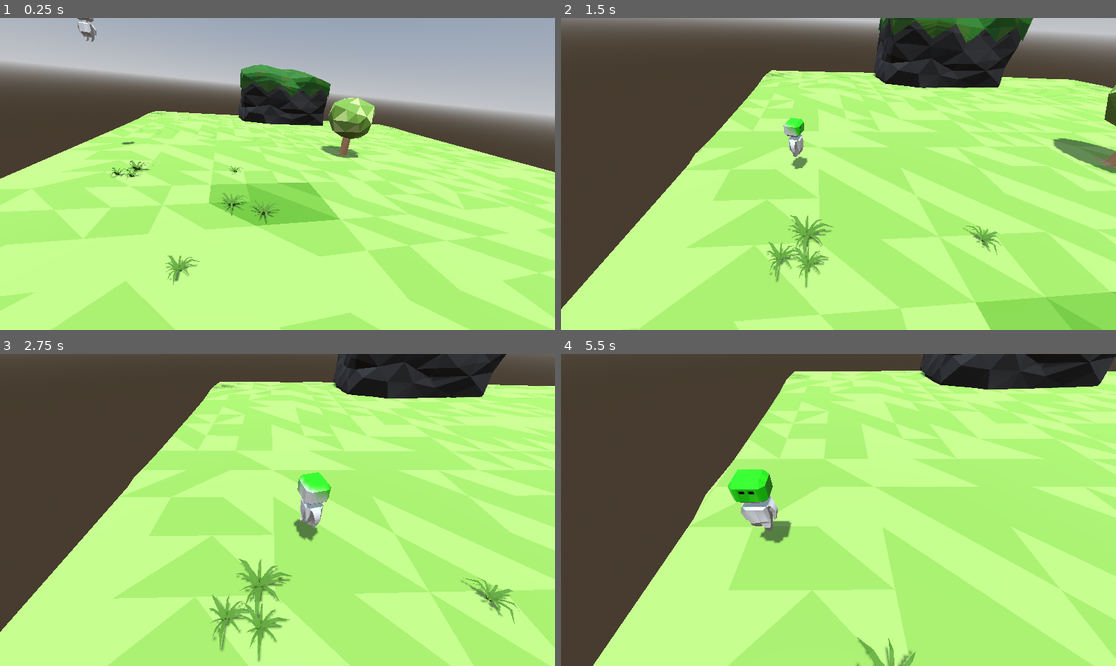
Above: before the commit, frames 1-4 (two rows, left to right).
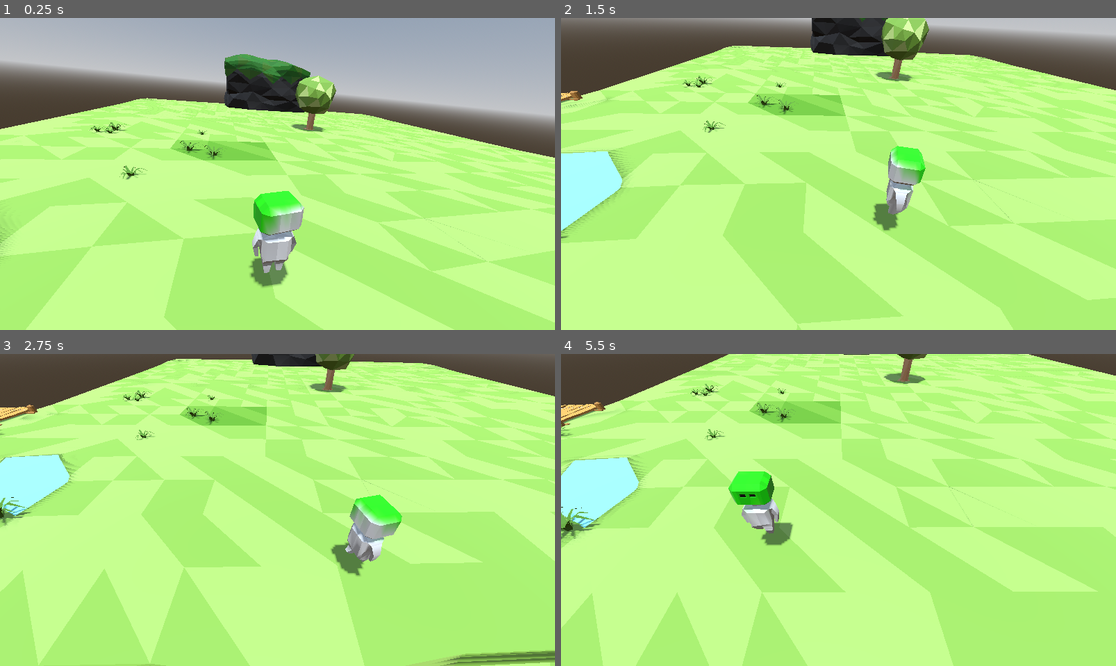
Above: after the commit, the same moments.

Repository: AYT04/SmallWorld4
Game: Godot game, scene res://scenes/scn_dev/scn_dev.tscn
Two runs of this game, one before a commit and one after it. Both use one fixed random seed, a clock stepped at 60 frames per second and the inputs below.
Inputs:
- Up to frame 1 (0.25 s): no input
- Up to frame 2 (1.5 s): tap Enter at 0.5 s; hold D (right) 0.53-1.28 s; hold S (down) from 1.28 s (still down)
- Up to frame 3 (2.75 s): release S (down) at 2.03 s; hold D (right) from 2.03 s (still down)
- Up to frame 4 (5.5 s): release D (right) at 2.78 s; hold W (up) 2.78-3.53 s; hold A (left) 3.53-5.03 s; hold S (down) from 5.03 s (still down)

The runs differ from the first frame. In frame 1, 41% of the frame differs, in the area x 0-100%, y 0-100%; in frame 2, 59%; in frame 3, 60%; in frame 4, 59%.

Commit message:
Initial player position: On the floor

Diff:
--- a/scenes/scn_dev/scn_dev.tscn
+++ b/scenes/scn_dev/scn_dev.tscn
@@ -59,7 +59,7 @@
 transform = Transform3D(1, 0, 0, 0, 1, 0, 0, 0, 1, 0, 1.55672, 0)
 
 [node name="Player" type="CharacterBody3D" parent="beginnerIsland"]
-transform = Transform3D(-0.951105, 0, 0.308868, 0, 1, 0, -0.308868, 0, -0.951105, -19.1114, 11.1454, -0.445796)
+transform = Transform3D(-0.951105, 0, 0.308868, 0, 1, 0, -0.308868, 0, -0.951105, -7.96336, 2.17061, 17.4349)
 safe_margin = 0.611
 
 [node name="glbmesh" parent="beginnerIsland/Player" instance=ExtResource("3_e3t0f")]
